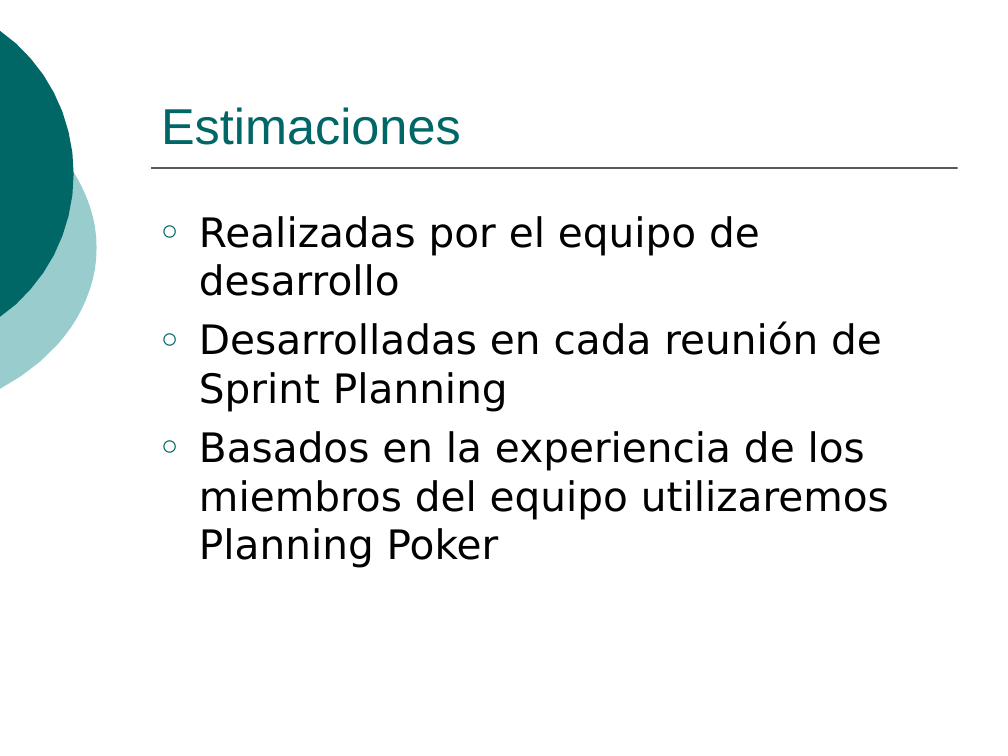
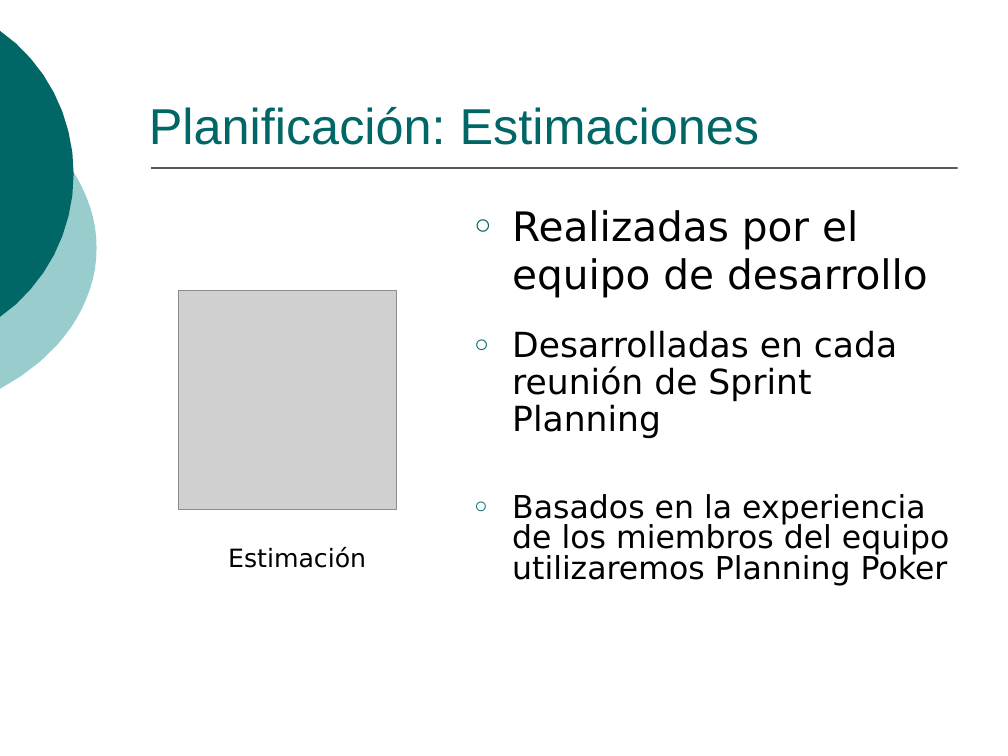
Before and after one commit to ingevy/taller-desarrollo-proyectos-ii-2do-2010, a slide deck: slide 9 of doc/presentaciones/Presentación inicial.ppt (slide 11 before the commit). Drawn at 1008x756 pixels with LibreOffice and Linux fonts; fonts in the diff are those of the drawing; grey boxes stand for pictures. Boxes give left, top, right and bottom in pixels: in the first picture for what was removed or moved away, otherwise in the second. Text is boxed around its words. In the diff, an @@ line names an element or a change of style, - is before the commit and + after.

```diff
--- a/doc/presentaciones/Presentación inicial.ppt
+++ b/doc/presentaciones/Presentación inicial.ppt
@@ title at (149, 107, 760, 145): text changed @@
-Estimaciones
+Planificación: Estimaciones
@@ text removed at (199, 216, 889, 568) @@
-○ Realizadas por el equipo de desarrollo
-○ Desarrolladas en cada reunión de Sprint Planning
-○ Basados en la experiencia de los miembros del equipo utilizaremos Planning Poker
@@ text added at (512, 210, 928, 298), 29 pt, text #000000 @@
+○ Realizadas por el equipo de desarrollo
@@ picture added at (178, 290, 397, 509) @@
@@ text added at (512, 330, 897, 438), 24.6 pt, text #000000 @@
+○ Desarrolladas en cada reunión de Sprint Planning
@@ text added at (512, 494, 949, 586), 22.5 pt, text #000000 @@
+○ Basados en la experiencia de los miembros del equipo utilizaremos Planning Poker
@@ text added at (228, 547, 366, 568), 18 pt, text #000000 @@
+Estimación
```
Also in this commit, not shown: 4 other slides changed, 14 slides added, 2 slides removed.
